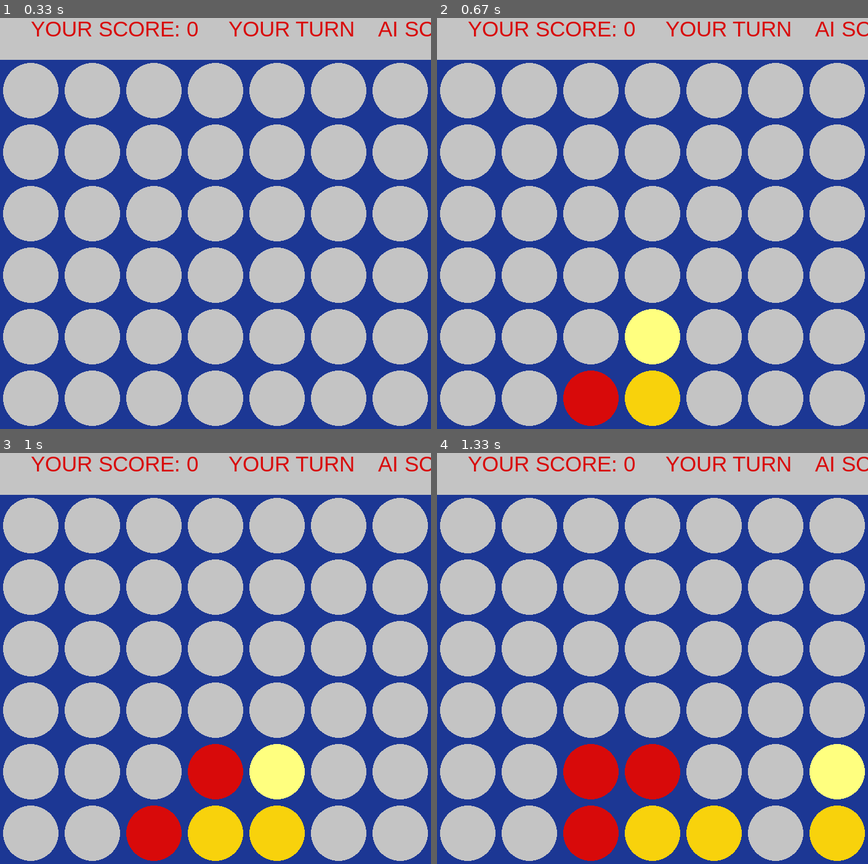
Above: before the commit, frames 1-4 (two rows, left to right).
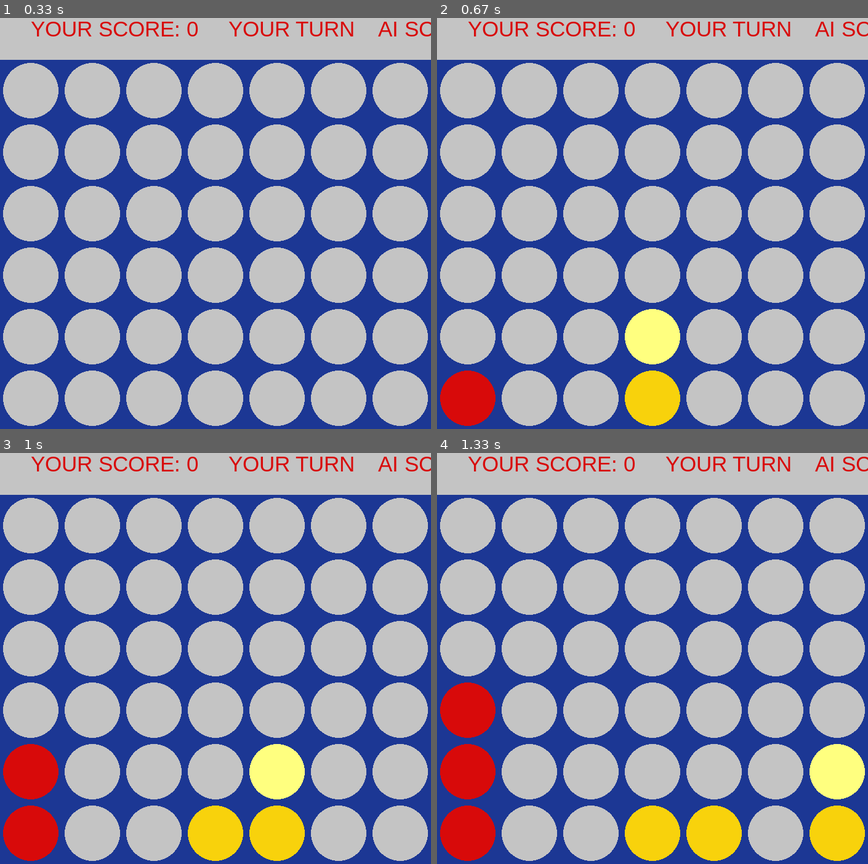
Above: after the commit, the same moments.

Repository: Alimohamad21/Connect-Four-AI
Game: pygame game, started from main.py
Same seed, same stepped clock (60 frames per second), same inputs: the game is played once before the commit and once after it.
Inputs (mouse positions are in pixels of both pictures, inside the frame that each line leads up to):
- Up to frame 1 (0.33 s): no input
- Up to frame 2 (0.67 s): click (652, 215) at 0.38 s
- Up to frame 3 (1 s): click (258, 744) at 0.72 s
- Up to frame 4 (1.33 s): click (811, 802) at 1.05 s

Frame 1 is identical in both runs. In frame 2, 2.7% of the frame differs, in the area x 0-43%, y 85-100%; in frame 3, 5.4%; in frame 4, 8.1%, in the area x 0-57%, y 55-100%.

Commit message:
made alpha beta / now returns boardState

Diff:
--- a/gui.py
+++ b/gui.py
@@ -1,6 +1,6 @@
 import sys
 from random import randint
-
+from minimaxAlgorithms import decide_pruning,decide
 import pygame
 
 from constants import *
@@ -50,10 +50,7 @@
             else:
                 drawBoard()
         else:
-            column = randint(0, 6)
-            while isColumnFull(boardState, column):
-                column = randint(0, 6)
-            boardState = insertAtColumn(boardState, column, 'R')
+            boardState = decide_pruning(boardState)[0]
             redScore = calculateScore(boardState, 'R')
             drawBoard()
             isUserTurn = True
--- a/heuristicFunctions.py
+++ b/heuristicFunctions.py
@@ -1,5 +1,6 @@
 from minimaxAlgorithms import *
 from stateFunctions import *
+from scoreFunctions import calculateScore
 
 
 def eval(boardState):
@@ -7,7 +8,7 @@
     opScore = calculateScore(boardState, 'Y')
     myConnects = possibleBinding(boardState, 'Y')
     opConnects = possibleBinding(boardState, 'R')
-    return myScore - opScore + myConnects - opConnects * 1.25
+    return myScore - opScore + (myConnects - opConnects) * 1.25
 
 
 def possibleBinding(boardState, color):
--- a/minimaxAlgorithms.py
+++ b/minimaxAlgorithms.py
@@ -3,6 +3,7 @@
 from heuristicFunctions import eval
 from scoreFunctions import calculateScore
 from stateFunctions import getChildren, isFull
+from time import time
 
 
 def scoreDiff(boardState):
@@ -13,25 +14,86 @@
     return eval(boardState)
 
 
-def miniMax(boardState, alpha, beta, k, color):
+def miniMax_pruning(boardState, alpha, beta, k, color):
     if not k:
-        return evalDiff(boardState)
+        return [boardState, evalDiff(boardState), 1]
     elif isFull(boardState):
-        return scoreDiff(boardState)
+        return [boardState, 1000 * scoreDiff(boardState), 1]
+    maxChild = boardState
+    callNumNodes = 1
     if color == 'R':
         max_eval = -sys.maxsize
-        for child in getChildren(boardState):
-            child_eval = miniMax(child, alpha, beta, k - 1, 'Y')
-            max_eval = max(child_eval, max_eval)
-            alpha = max(max_eval, alpha)
-            if alpha >= beta:
+        for child in getChildren(boardState,color):
+            myArr = miniMax_pruning(child, alpha, beta, k - 1, 'Y')
+            child_eval = myArr[1]
+            callNumNodes += myArr[2]
+            if child_eval > max_eval:
+                maxChild = child
+                max_eval = child_eval
+
+            if max_eval >= beta:
                 break
+            if max_eval >= alpha:
+                alpha = max_eval
     else:
         max_eval = sys.maxsize
-        for child in getChildren(boardState):
-            child_eval = miniMax(child, alpha, beta, k - 1, 'R')
-            max_eval = min(max_eval, child_eval)
-            beta = min(max_eval, beta)
-            if beta <= alpha:
+        for child in getChildren(boardState, color):
+            myArr = miniMax_pruning(child, alpha, beta, k - 1, 'R')
+            child_eval = myArr[1]
+            callNumNodes += myArr[2]
+            if child_eval < max_eval:
+                maxChild = child
+                max_eval = child_eval
+            if max_eval <= alpha:
                 break
-    return max_eval
+            if max_eval < beta:
+                beta = max_eval
+
+    return [maxChild, max_eval, callNumNodes]
+
+
+def miniMax(boardState, k, color):
+    if isFull(boardState):
+        return [boardState, 1000 * scoreDiff(boardState), 1]
+    elif not k:
+        return [boardState, evalDiff(boardState), 1]
+
+
+    maxChild = boardState
+    callNumNodes = 1
+    if color == 'R':
+        max_eval = -sys.maxsize
+        for child in getChildren(boardState, color):
+            myArr = miniMax(child, k - 1, 'Y')
+            child_eval = myArr[1]
+            callNumNodes += myArr[2]
+            if child_eval > max_eval:
+                maxChild = child
+                max_eval = child_eval
+
+
+    else:
+        max_eval = sys.maxsize
+        for child in getChildren(boardState, color):
+            myArr = miniMax(child, k - 1, 'R')
+            child_eval = myArr[1]
+            callNumNodes += myArr[2]
+            if child_eval < max_eval:
+                maxChild = child
+                max_eval = child_eval
+
+    return [maxChild, max_eval, callNumNodes]
+
+
+def decide(boardState):
+    start = time()
+    myArr = miniMax(boardState, 3, 'R')
+    end = time()
+    return [myArr[0], myArr[2], end - start]
+
+
+def decide_pruning(boardState):
+    start = time()
+    myArr = miniMax_pruning(boardState, -sys.maxsize, sys.maxsize, 3, 'R')
+    end = time()
+    return [myArr[0], myArr[2], end - start]
--- a/stateFunctions.py
+++ b/stateFunctions.py
@@ -47,9 +47,9 @@
     print('-------------------------')
 
 
-def getChildren(boardState):
+def getChildren(boardState, color):
     children = []
     for j in range(7):
         if not isColumnFull(boardState, j):
-            children.append(insertAtColumn(boardState, j, 'Y'))
+            children.append(insertAtColumn(boardState, j, color))
     return children
